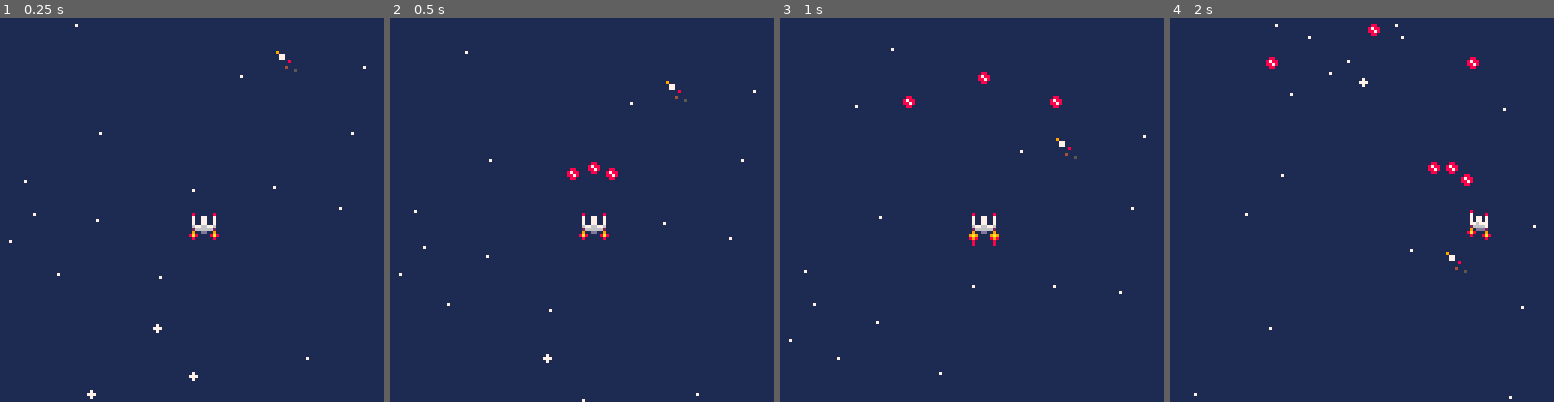
Above: before the commit, frames 1-4 (left to right).
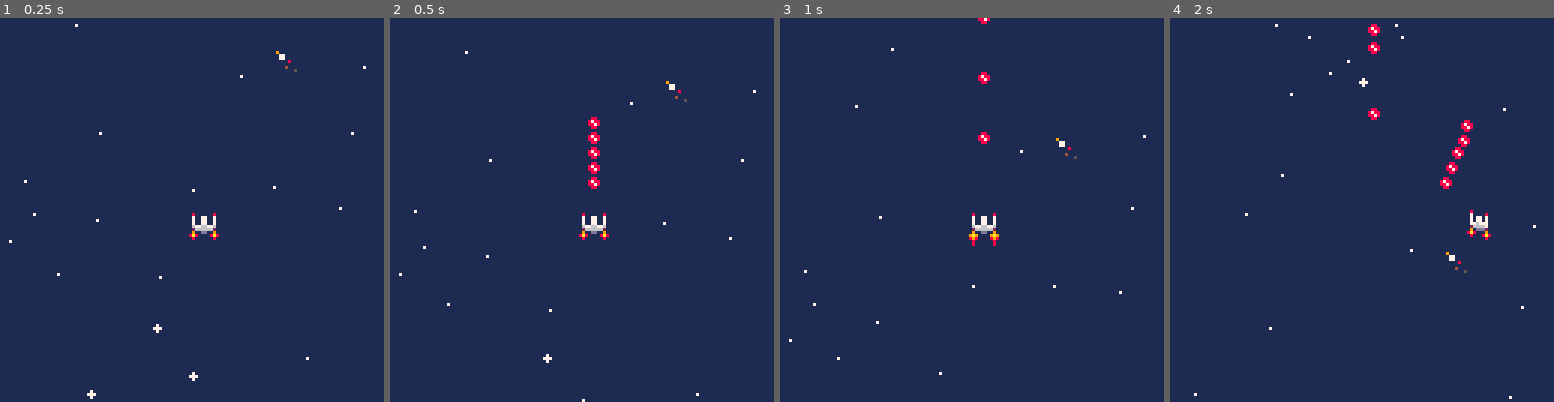
Above: after the commit, the same moments.

Repository: QuentinWidlocher/YogcastJam2020
Game: PICO-8 cartridge game.p8
The game is run twice, just before and just after one commit, with the same random seed, the same clock (stepped at 60 frames per second) and the same inputs.
Inputs:
- Up to frame 1 (0.25 s): no input
- Up to frame 2 (0.5 s): tap X (X key) at 0.33 s
- Up to frame 3 (1 s): tap O (Z key) at 0.7 s
- Up to frame 4 (2 s): tap X (X key) at 1.07, 1.85 s; hold Right from 1.6 s (still down); tap O (Z key) at 1.7 s

Frame 1 is identical in both runs. In frame 2, 0.4% of the frame differs, in the area x 46-60%, y 25-45%; in frame 3, 0.3%; in frame 4, 0.7%, in the area x 25-81%, y 6-45%.

Commit message:
Spooky bullet additions

Diff:
--- a/game.p8
+++ b/game.p8
@@ -11,6 +11,7 @@
 #include src/models/shooting-types/shooting-type.model.lua
 #include src/models/shooting-types/default.model.lua
 #include src/models/shooting-types/trishot.model.lua
+#include src/models/shooting-types/bulletstream.model.lua
 #include src/models/bullet.model.lua
 #include src/models/player.model.lua
 #include src/models/basic-enemy.model.lua
--- /dev/null
+++ b/src/models/shooting-types/bulletstream.model.lua
@@ -0,0 +1,12 @@
+BulletstreamShootingType = ShootingType
+
+function BulletstreamShootingType:shoot(bullet)
+    bullet.x = self.from.x
+    bullet.y = self.from.y
+    bullet.dir = normalize(self.dir)
+    for i=1,5 do
+        local bulletCopy = shallowCopy(bullet)
+        bulletCopy.speed = i
+        add(bulletPool, bulletCopy)
+    end
+end
